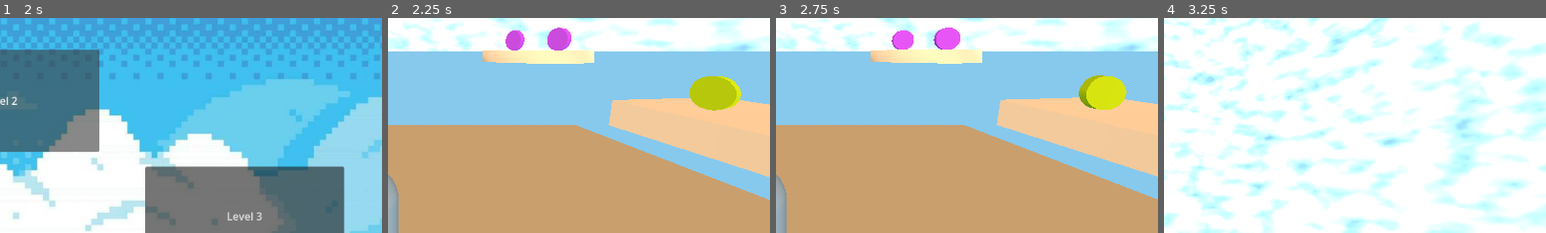
Above: before the commit, frames 1-4 (left to right).
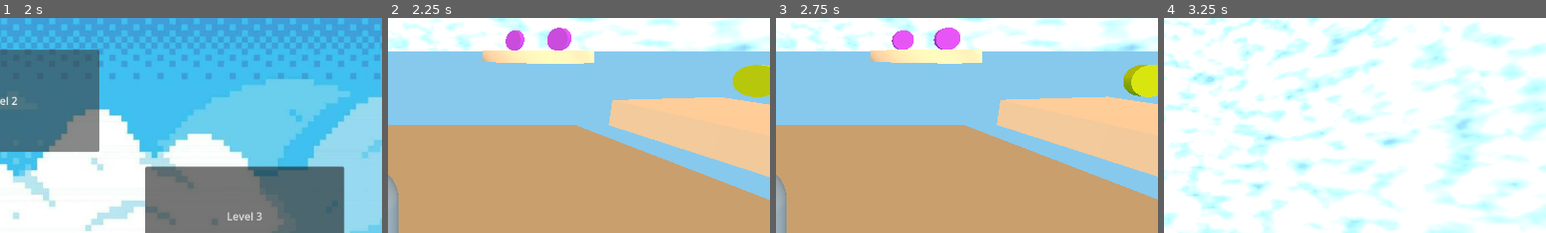
Above: after the commit, the same moments.

Repository: dbpkc15/CapstoneProject
Game: Godot game, scene res://main_menu.tscn
Two runs of this game, one before a commit and one after it. Both use one fixed random seed, a clock stepped at 60 frames per second and the inputs below.
Inputs (mouse positions are % of the whole screen's width and height, from its top left):
- Up to frame 1 (2 s): click "Start Game" at 0.5 s; click "Start Game" at 1.25 s
- Up to frame 2 (2.25 s): click "Level 3" at 2 s
- Up to frame 3 (2.75 s): no input
- Up to frame 4 (3.25 s): tap Enter (ui_accept) at 2.75, 3.02 s; move the mouse to (55, 50) at 2.77 s; hold W (UpMovement) from 2.78 s (still down)
The pictures show only the part of the screen within x 50-100%, y 35-85%; the shares and areas given below are measured in that part.

Frame 1 is identical in both runs. In frame 2, 2.9% of the frame differs, in the area x 78-100%, y 21-44%; in frame 3, 2.8%; in frame 4, nothing differs.

Commit message:
deleted some coins

Diff:
--- a/capstone-project/Level_3.tscn
+++ b/capstone-project/Level_3.tscn
@@ -236,10 +236,7 @@
 transform = Transform3D(0.99999726, -0.0023209513, 0.0003820521, 0.0023205602, 0.9999968, 0.001024985, -0.00038442045, -0.0010240991, 0.9999994, 12.337401, 2.2083876, -2.9762945)
 
 [node name="coin2" parent="." unique_id=481130089 instance=ExtResource("5_oooit")]
-transform = Transform3D(1, 0, 0, 0, 1, 0, 0, 0, 1, 12.21366, 2.0783525, -6.0563526)
-
-[node name="coin3" parent="." unique_id=592469989 instance=ExtResource("5_oooit")]
-transform = Transform3D(0.99999285, -0.0037873555, 0, 0.003787235, 0.999961, 0.00797607, -3.0208212e-05, -0.007976013, 0.9999682, 13.966251, 2.1857347, -4.9932227)
+transform = Transform3D(1, 0, 0, 0, 1, 0, 0, 0, 1, 14.600642, 2.454125, -6.6916814)
 
 [node name="optionalcoin" parent="." unique_id=1397667212 instance=ExtResource("6_5bimo")]
 transform = Transform3D(1, 0, 0, 0, 1, 0, 0, 0, 1, 9.597943, 4.2334633, -11.293812)
@@ -259,9 +256,6 @@
 [node name="coin5" parent="." unique_id=300231725 instance=ExtResource("5_oooit")]
 transform = Transform3D(1, 0, 0, 0, 1, 0, 0, 0, 1, 21.761, 3.9408693, -1.457372)
 
-[node name="coin6" parent="." unique_id=1325175960 instance=ExtResource("5_oooit")]
-transform = Transform3D(1, 0, 0, 0, 1, 0, 0, 0, 1, 21.93326, 3.742105, 0.461442)
-
 [node name="coin7" parent="." unique_id=165019827 instance=ExtResource("5_oooit")]
 transform = Transform3D(1, 0, 0, 0, 1, 0, 0, 0, 1, 22.288694, 6.19082, -6.804654)
 
@@ -271,11 +265,8 @@
 [node name="optionalcoin6" parent="." unique_id=792608672 instance=ExtResource("6_5bimo")]
 transform = Transform3D(1, 0, 0, 0, 1, 0, 0, 0, 1, 25.827166, 8.006091, -12.762396)
 
-[node name="coin8" parent="." unique_id=1008058162 instance=ExtResource("5_oooit")]
-transform = Transform3D(1, 0, 0, 0, 1, 0, 0, 0, 1, 25.940248, 7.7133107, -6.9184213)
-
 [node name="coin9" parent="." unique_id=138737871 instance=ExtResource("5_oooit")]
-transform = Transform3D(1, 0, 0, 0, 1, 0, 0, 0, 1, 27.43572, 7.200521, -6.34033)
+transform = Transform3D(1, 0, 0, 0, 1, 0, 0, 0, 1, 26.601423, 7.8652997, -7.3005085)
 
 [node name="coin10" parent="." unique_id=779380165 instance=ExtResource("5_oooit")]
 transform = Transform3D(1, 0, 0, 0, 1, 0, 0, 0, 1, 27.109095, 7.486588, -1.8951502)
@@ -283,9 +274,6 @@
 [node name="coin12" parent="." unique_id=177489241 instance=ExtResource("5_oooit")]
 transform = Transform3D(1, 0, 0, 0, 1, 0, 0, 0, 1, 25.028624, 9.533392, 3.1966076)
 
-[node name="coin11" parent="." unique_id=924177867 instance=ExtResource("5_oooit")]
-transform = Transform3D(1, 0, 0, 0, 1, 0, 0, 0, 1, 26.894869, 9.626886, 5.2124767)
-
 [node name="coin13" parent="." unique_id=1795835031 instance=ExtResource("5_oooit")]
 transform = Transform3D(1, 0, 0, 0, 1, 0, 0, 0, 1, 27.18482, 9.543107, 2.7860029)
 
@@ -295,17 +283,11 @@
 [node name="coin15" parent="." unique_id=1038830775 instance=ExtResource("5_oooit")]
 transform = Transform3D(1, 0, 0, 0, 1, 0, 0, 0, 1, 17.998236, 10.917033, 10.563149)
 
-[node name="coin16" parent="." unique_id=2130406275 instance=ExtResource("5_oooit")]
-transform = Transform3D(1, 0, 0, 0, 1, 0, 0, 0, 1, 19.371696, 10.917034, 12.901075)
-
 [node name="coin17" parent="." unique_id=463819038 instance=ExtResource("5_oooit")]
 transform = Transform3D(1, 0, 0, 0, 1, 0, 0, 0, 1, 21.333527, 10.917034, 10.358434)
 
-[node name="optionalcoin7" parent="." unique_id=992129805 instance=ExtResource("6_5bimo")]
-transform = Transform3D(1, 0, 0, 0, 1, 0, 0, 0, 1, 28.300394, 10.467023, 11.7831955)
-
 [node name="optionalcoin8" parent="." unique_id=1894790652 instance=ExtResource("6_5bimo")]
-transform = Transform3D(1, 0, 0, 0, 1, 0, 0, 0, 1, 29.397856, 10.64621, 10.314181)
+transform = Transform3D(1, 0, 0, 0, 1, 0, 0, 0, 1, 28.857162, 11.464283, 9.6543865)
 
 [node name="optionalcoin9" parent="." unique_id=2136808504 instance=ExtResource("6_5bimo")]
 transform = Transform3D(1, 0, 0, 0, 1, 0, 0, 0, 1, 30.820885, 10.493828, 11.258597)
